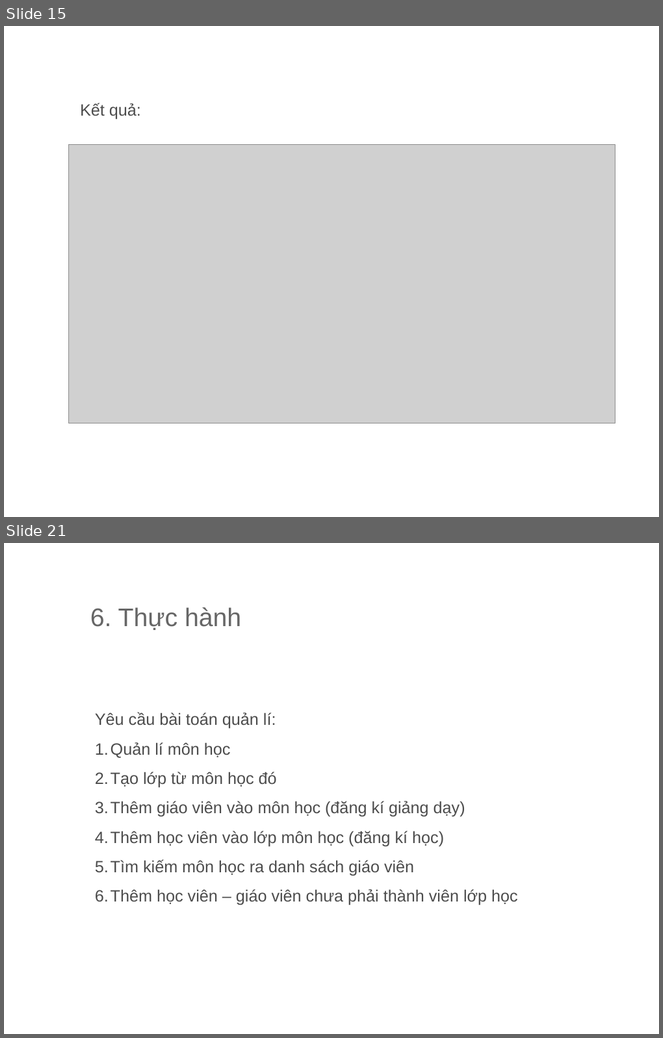
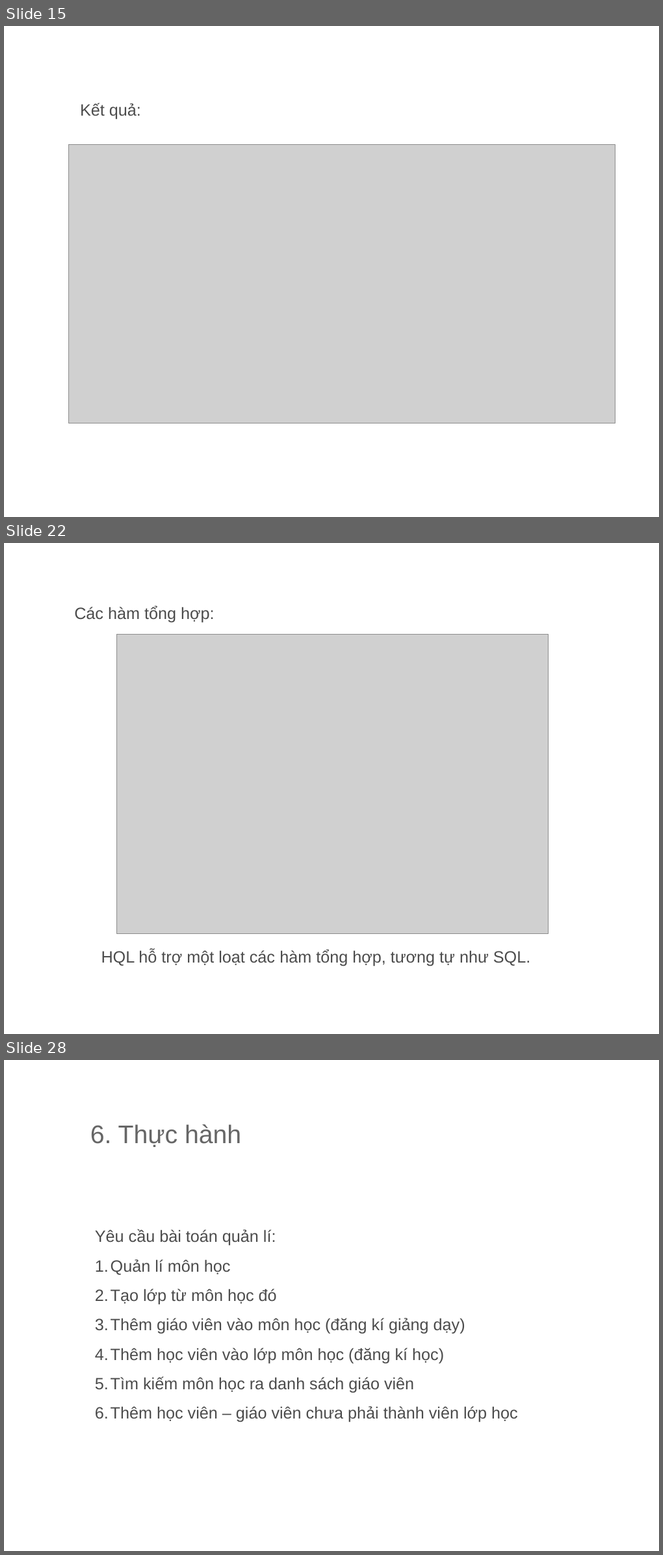
Before and after one commit to thanh13hc/my-first-project, a slide deck: Hibernate.ppt. Shown one above the other, each under a label of ours: slides 15 and 21 before the commit, slides 15, 22 and 28 after it; the slides between them are not shown. The pictures are 663x1038 and 663x1555 pixels, drawn with LibreOffice and Linux fonts; fonts in the diff are those of the drawing; grey boxes stand for pictures; background and template pictures are left out. Boxes give left, top, right and bottom in pixels: in the first picture for what was removed or moved away, otherwise in the second. Text is boxed around its words. In the diff, an @@ line names an element or a change of style, - is before the commit and + after.

```diff
--- a/Hibernate.ppt
+++ b/Hibernate.ppt
@@ slide 22 added at [4, 543, 659, 1034], background picture (left out) @@
@@ rectangle added at [71, 596, 145, 676], fill #FFFFFF at 38% opacity @@
@@ rectangle added at [526, 600, 606, 674], fill #FFFFFF at 38% opacity @@
@@ text added at [74, 606, 215, 623], 18 pt, text #4C4C4C @@
+Các hàm tổng hợp:
@@ picture added at [116, 634, 549, 934] @@
@@ rectangle added at [68, 897, 142, 977], fill #FFFFFF at 38% opacity @@
@@ rectangle added at [523, 899, 603, 973], fill #FFFFFF at 38% opacity @@
@@ text added at [102, 950, 530, 967], 18 pt, text #4C4C4C @@
+HQL hỗ trợ một loạt các hàm tổng hợp, tương tự như SQL.
@@ what was slide 21 is now slide 28 @@
```
Also in this commit, not shown: 11 slides changed, 6 other slides added, 1 other file.
